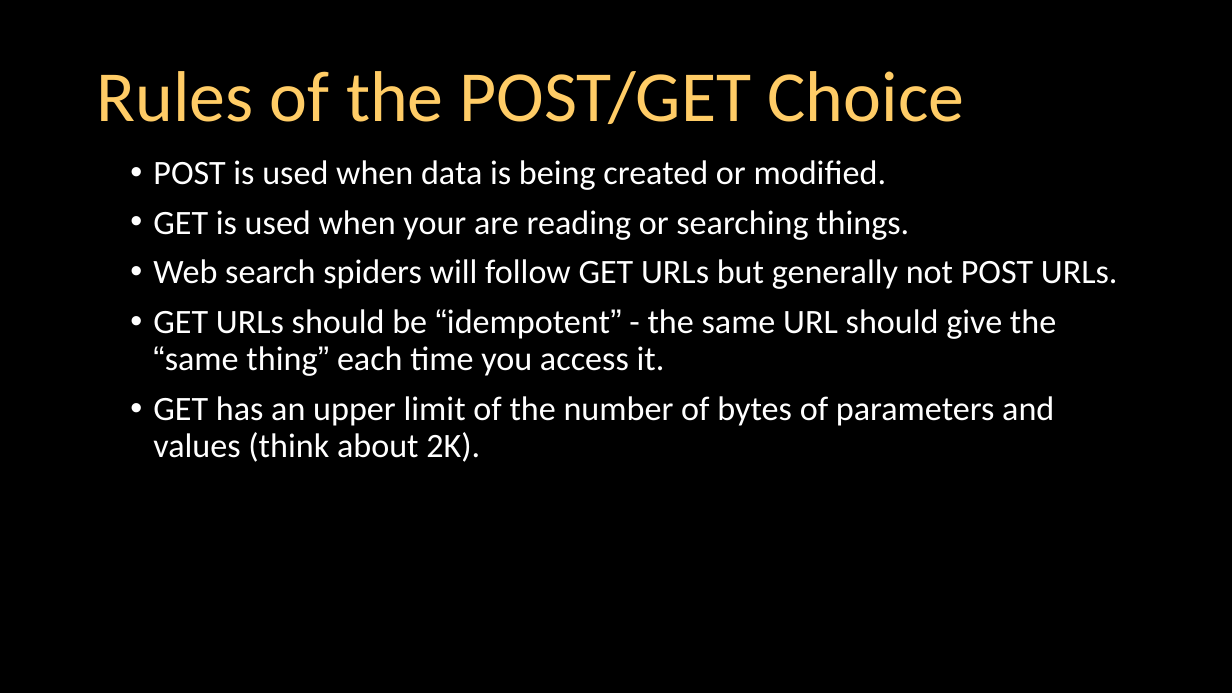
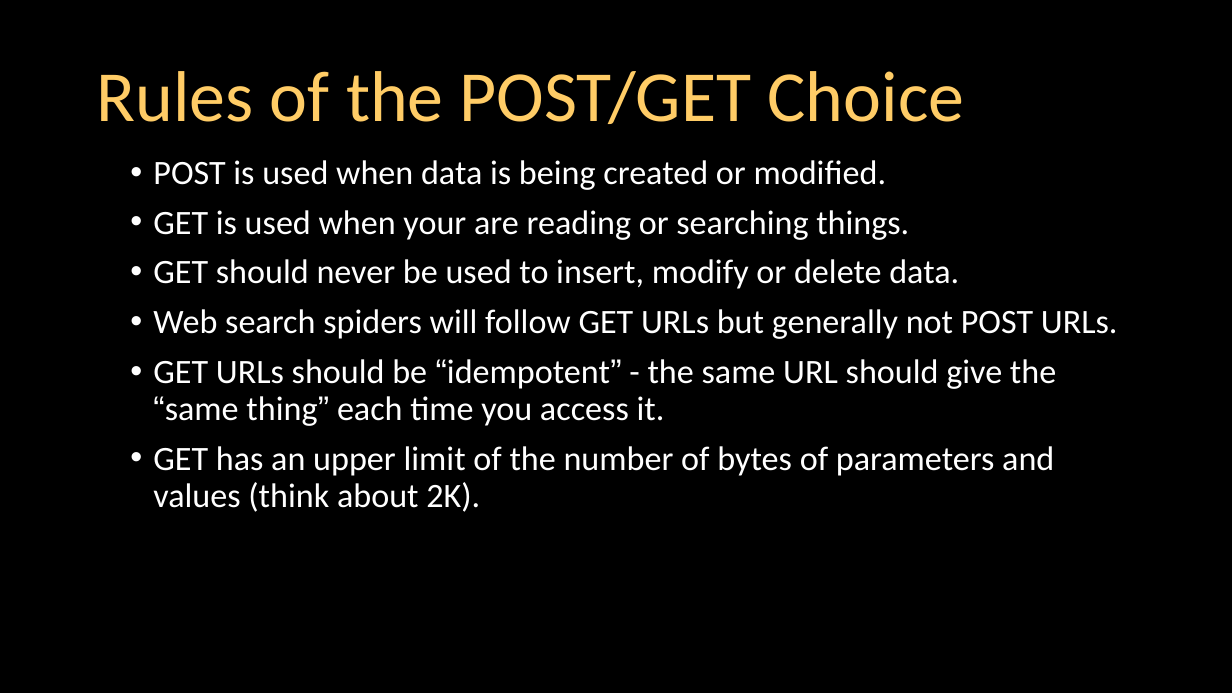
Before and after one commit to csev/dj4e, a slide deck: slide 10 of lectures/DJ-07-Forms.pptx (slide 9 before the commit). Drawn at 1232x693 pixels with LibreOffice and Linux fonts; fonts in the diff are those of the drawing. Boxes give left, top, right and bottom in pixels: in the first picture for what was removed or moved away, otherwise in the second. Text is boxed around its words. In the diff, an @@ line names an element or a change of style, - is before the commit and + after.

```diff
--- a/lectures/DJ-07-Forms.pptx
+++ b/lectures/DJ-07-Forms.pptx
@@ text at (153,259,959,289): paragraph added @@
+• GET should never be used to insert, modify or delete data.
```
Also in this commit, not shown: 5 other slides changed, 12 slides added, 1 slide removed, 1 other file.
